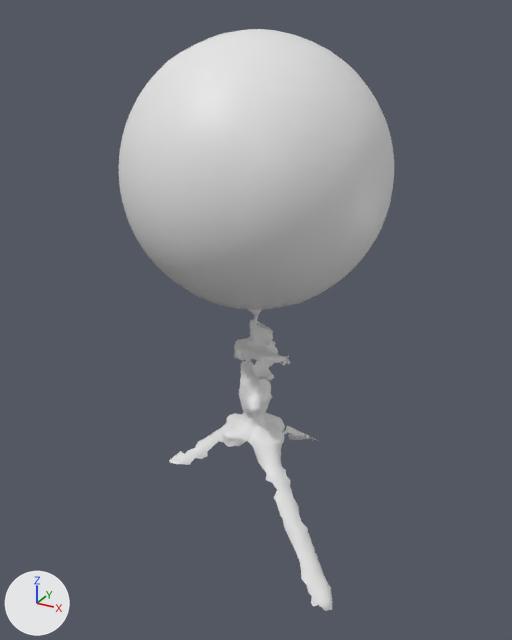
Renders of the OBJ model res/Metalsphere/Gridtest_1_0_1.000001.obj from each side of a commit.
Both versions are drawn from a camera (50 mm lens) standing at (400.0, -679.0, 240.0) and looking at (22.0, 9.0, -104.0). Every picture has the same lights, and +X, +Y and +Z are marked at lower left. Materials are left out; every surface is plain grey. Where no turn or scale is listed for an object, it has been applied to the vertices.

The scene before the commit, as lines of its bpy script (objects in view):
```python
me_gridtest_1_0_1_000001 = bpy.data.meshes.new('Gridtest_1_0_1.000001')
me_gridtest_1_0_1_000001.from_pydata(...)  # 19412 vertices, 38551 faces; spans x -127.0..182.0, y -140.0..185.0, z -390.0..221.0
me_gridtest_1_0_1_000001.materials.append(mat_gridtest_1_0_1_000001)
ob_gridtest_1_0_1_000001 = bpy.data.objects.new('Gridtest_1_0_1.000001', me_gridtest_1_0_1_000001)
ob_gridtest_1_0_1_000001.location = (0.0, 0.0, 0.0)
```
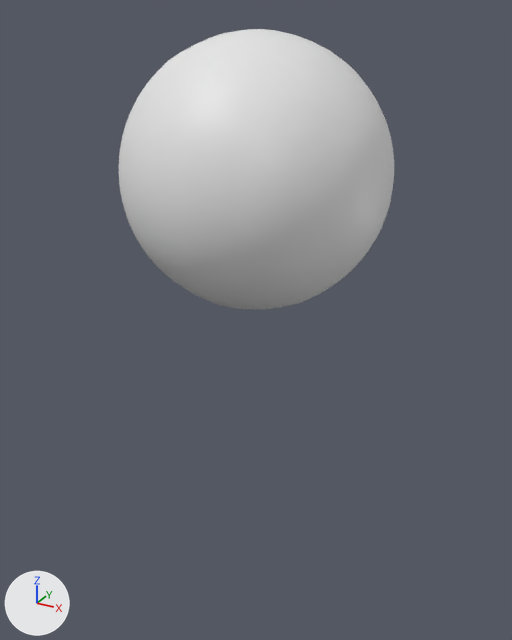
Changed parts and their boxes [x1, y1, x2, y2] in the pictures (512 x 640 px):
'Gridtest_1_0_1.000001', reshaped (52% shorter): before [119, 29, 394, 611]; after [119, 29, 394, 309]
part 1 of me_gridtest_1_0_1_000001, deleted: before [169, 309, 332, 611]

What changed in the scene script:
```text
Change me_gridtest_1_0_1_000001:
    where me_gridtest_1_0_1_000001.from_pydata(...)  # 19412 vertices, 38551 faces; spans x -127.0..182.0, y -140.0..185.0, z -390.0..221.0
    used by ob_gridtest_1_0_1_000001; location = (0.0, 0.0, 0.0)
    me_gridtest_1_0_1_000001 part 1: the loose piece of 1943 vertices spanning x -83.0..182.0, y -110.0..185.0, z -390.0..-77.0 is deleted
```
